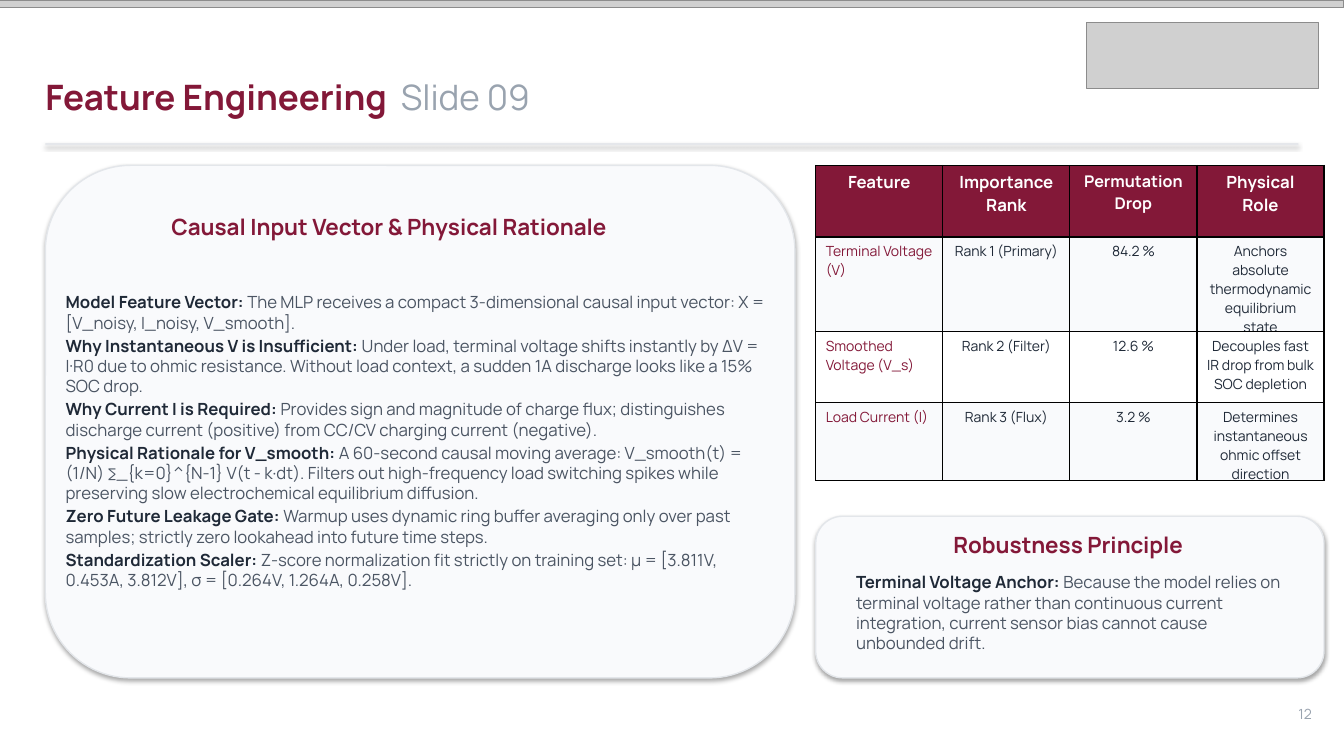
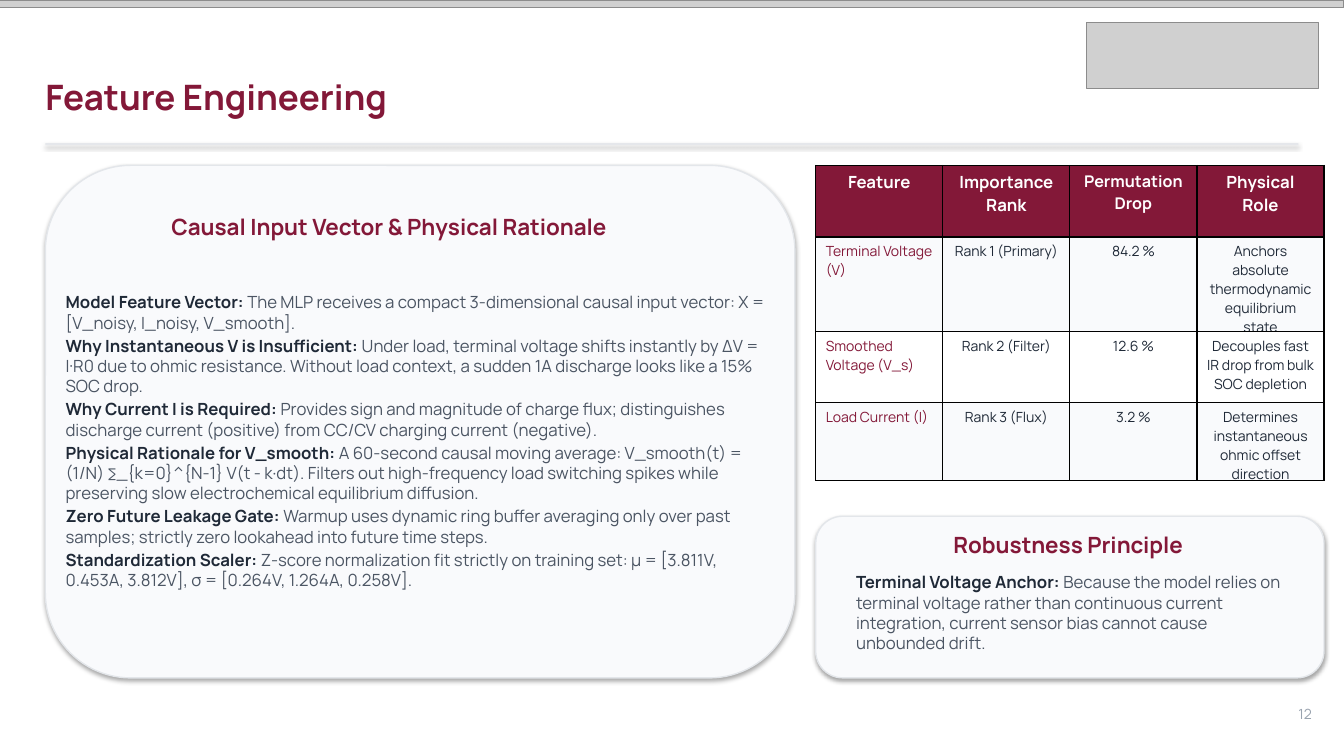
Before and after one commit to Imagiyy/Digital-Twin--ML-Based-Battery-SOC-Estimation, a slide deck: slide 12 of Amrita_SOC_Digital_Twin_Presentation_Final.pptx. Drawn at 1344x756 pixels with LibreOffice and Linux fonts; fonts in the diff are those of the drawing; grey boxes stand for pictures. Boxes give left, top, right and bottom in pixels: in the first picture for what was removed or moved away, otherwise in the second. Text is boxed around its words. In the diff, an @@ line names an element or a change of style, - is before the commit and + after.

```diff
--- a/Amrita_SOC_Digital_Twin_Presentation_Final.pptx
+++ b/Amrita_SOC_Digital_Twin_Presentation_Final.pptx
@@ text at [45,84,387,119]: text changed @@
-Feature Engineering Slide 09
+Feature Engineering
```
Also in this commit, not shown: 19 other slides changed, 3 other files.
